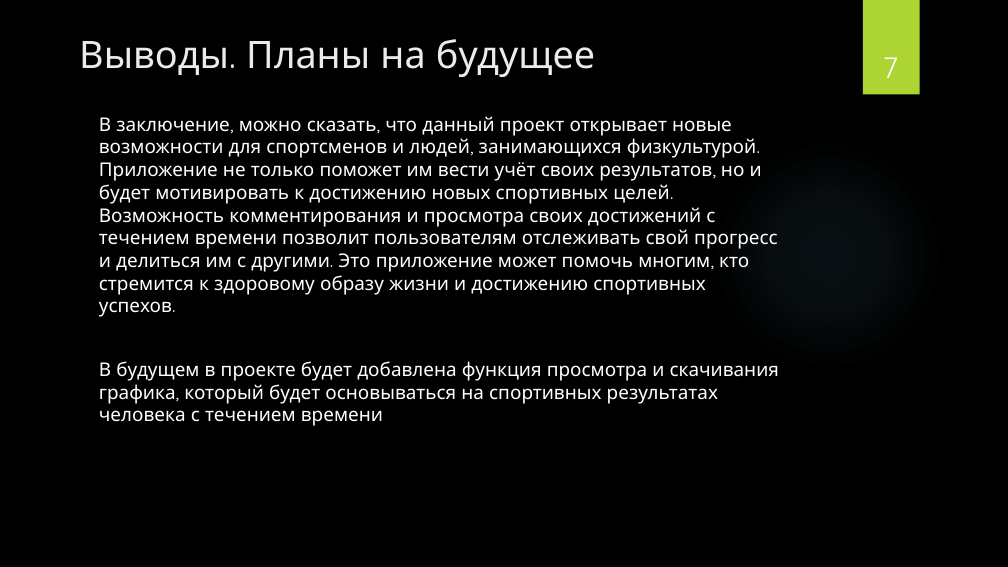
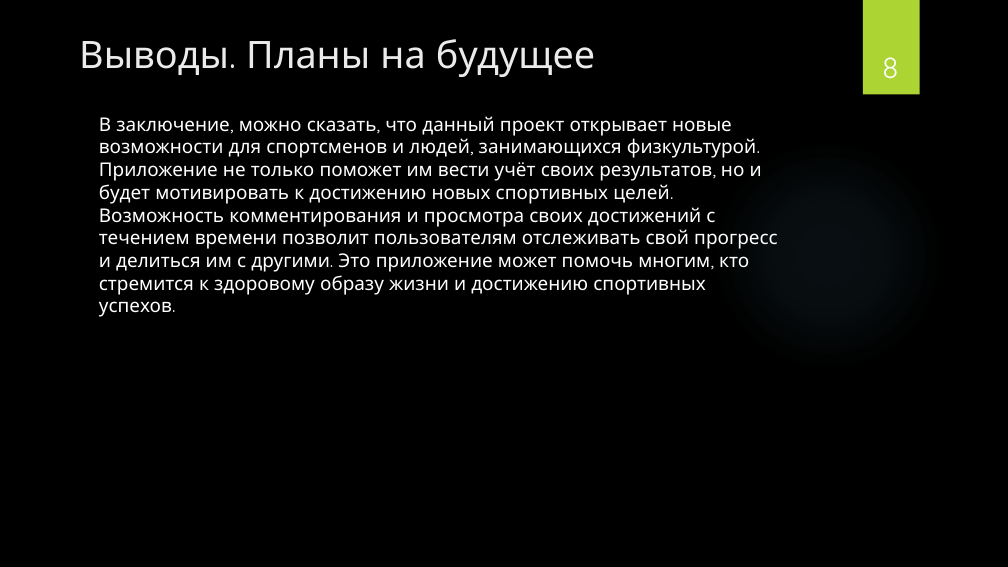
Before and after one commit to BorislavTimoshin/TaskCompletionDiary, a slide deck: slide 8 of description_project/Презентация.pptx (slide 7 before the commit). Drawn at 1008x567 pixels with LibreOffice and Linux fonts; fonts in the diff are those of the drawing; background and template pictures are left out. Boxes give left, top, right and bottom in pixels: in the first picture for what was removed or moved away, otherwise in the second. Text is boxed around its words. In the diff, an @@ line names an element or a change of style, - is before the commit and + after.

Commit message:
Добавление графика

```diff
--- a/description_project/Презентация.pptx
+++ b/description_project/Презентация.pptx
@@ page number at <box>882,57,899,78</box>: text changed @@
-7
+8
@@ text at <box>99,361,779,426</box>: paragraph removed @@
-В будущем в проекте будет добавлена функция просмотра и скачивания графика, который будет основываться на спортивных результатах человека с течением времени
```
Also in this commit, not shown: 4 other slides changed, 1 slide added, 10 other files.
